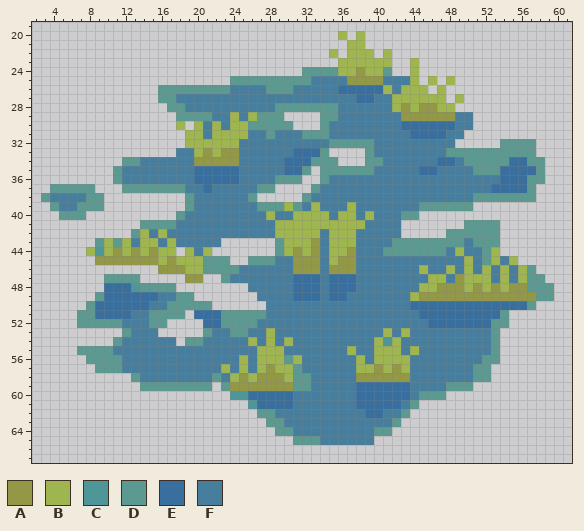
One commit to this sprite sheet: Images/TileSets/UnTile/Tiles/Marsh.png. Above, as it was before the edit.
The file is 64x64 pixels. Shown: x 2..61, y 19..67. The old version is drawn lined up with the new one, on the new canvas.
Palette (. is transparent): A #929845  B #9fb550  C #4f9699  D #5c9991  E #396f9f  F #487e9d
Pixels before, first column x 3:
20 .................................B.B.....................
21 ..................................BB.....................
22 ................................B.BBB.B..................
23 .................................BBBBBB..B...............
24 .............................DDDDBBABBD..B...............
25 .....................DDDDDDDDDFFFFAAAAFFFB.B.B...........
26 .............DDDDDDDDFFFFDDDFFFFFEEEEEBFBBB.B............
27 .............DDFFFFFFFFFFFFFFFFFFFFEEFFBBBBBB.B..........
28 ..............DDFFFFFFFFFFDDDDDDDFFFFFFBABAABB...........
29 ...............DDDDFFBFBDDD....DDFFFFFFFAAAAAAFF.........
30 ...............B.BFBFBBDDDDD...DFFFFFFFFEEEEEEFF.........
31 ................BBFBBBBFFDFFFDDDFFFFFFFFFEEEEFF..........
32 ................BBBBBBFFFFFFFFFFDDDDDFFFFFFFFF.....DDDD..
33 ...............FFBABAAFFFFFFEEED....DFFFFFFFFDDDDDDDDDD..
34 .........DDFFFFFFAAAAAFFFFFEEEDDD...DDFFFFFFEEFDDDDDEEDD.
35 ........DFFFFFFFFEEEEEFFFFFEED.DDDDDDFFFFFEEFFFFDDDEEEED.
36 ........DFFFFFFFFEEEEEFFFFDDD..DFFFFFFFFFFFFFFFFFFFEEEDD.
37 .DDDDD...DDDDDDDFFEFFFFFDD....DFFFFFFFFFFFFFFFFFFFEEEED..
38 DFFFFDD.........DFFFFFFD.....DFFFFFFFFFFFFFFFFFFDDDDDDD..
39 .DFFDDD.........DFFFFFFFDDDBDFBFFFBFFFFFFFDDDDDD.........
40 ..DDD..........DFFFFFFFFFBFFBBBBFBBFBFFFDD...............
41 ...........DDDDFFFFFFFFFFFBBBBBBBBBBFFFF.......DDDD......
42 ..........DBFBFFFFFFFFFFFFBBBBBFBBBFFFFF.....DDDDDD......
43 ......DBDBFBBFBFFFFF......DBBBAFBBBFFFFDDDDDDDDFDDD......
44 .....BCBABABABB.BFB.......DBABAFBBAFFFDDDDDDDFBFFDB......
45 ......AAAAAAABABBBDDD..DDDFFAAAFBAAFFFFFFFFFFFFBFDBFB....
46 .............AAABBDDDDFFFFFFAAAFAAAFFFFFFFBFFBFBFBFBFBD..
47 .......DDDD.....AA..DFFFFFFFEEEFEEEFFFFFFFFBBFABBBFBFBDD.
48 .......EEECDDDD........FFFFFEEEFEEEFFFFFFFBBAAABABABAADDD
49 ......DEEEEEEFFDD.......FFFFEEEFEEFFFFFFFBAAAAAAAAAAAAADD
50 .....DEEEEEEFFDDDDD......FFFFFFFFFFFFFFFFEEEEEEEEEEEEED..
51 ....DDEEEEFFDDDD.EEEDDDDDFFFFFFFFFFFFFFFFFEEEEEEEEED.....
52 ....DDDDDFFFDD....EEDDDDFFFFFFFFFFFFFFFFFFFEEEEEEEDD.....
53 .........DFFF.....DFFDDFFBFFFFFFFFFFFFBFBFFFFFFFFFD......
54 ........DFFFFFF.DDFFFFFBFBFBFFFFFFFFFBCBFFFFFFFFFFD......
55 ....DDDDFFFFFFFFFFFFFFFFBBBFFFFFFFBFFBBBFBFFFFFFFFD......
56 .....DDDDFFFFFFFFFFFFFBFBBBDBFFFFFFBFBBBBFFFFFFFFDD......
57 ......DDDFFFFFFFFFFFBFBFBABBDFFFFFFBBABABFFFFFFFDD.......
58 ..........DFFFFFFFFDFBABAAABDDFFFFFAAAAAAFFFFFFFDD.......
59 ...........DDDDDDDD.DAAAAAAADDFFFFFEEEEEEFFFFDDD.........
60 .....................CCEEEEEFFFFFFFEEEEEEFDDD............
61 .......................CEEEEFFFFFFFEEEEEFD...............
62 ........................DDFFFFFFFFFFEEFFD................
63 .........................DDFFFFFFFFFFFFD.................
64 ..........................DDFFFFFFFFFDD..................
65 ............................DDDFFFFFF....................
Now the later version:
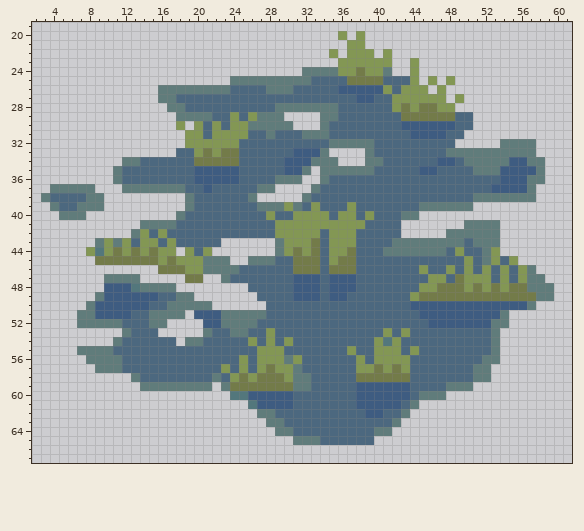
Changes in this commit:
canvas 64x64 -> 64x72, the old top-left corner now at 0,8
colour A: #929845 -> #737b49
colour B: #9fb550 -> #839754
colour C: #4f9699 -> #53777c
colour D: #5c9991 -> #607c7b
colour E: #396f9f -> #3e5c81
colour F: #487e9d -> #4c687f
Pixel boxes of the changes (left, top, right, bottom) in both pictures:
changed: (41, 31, 554, 445)
